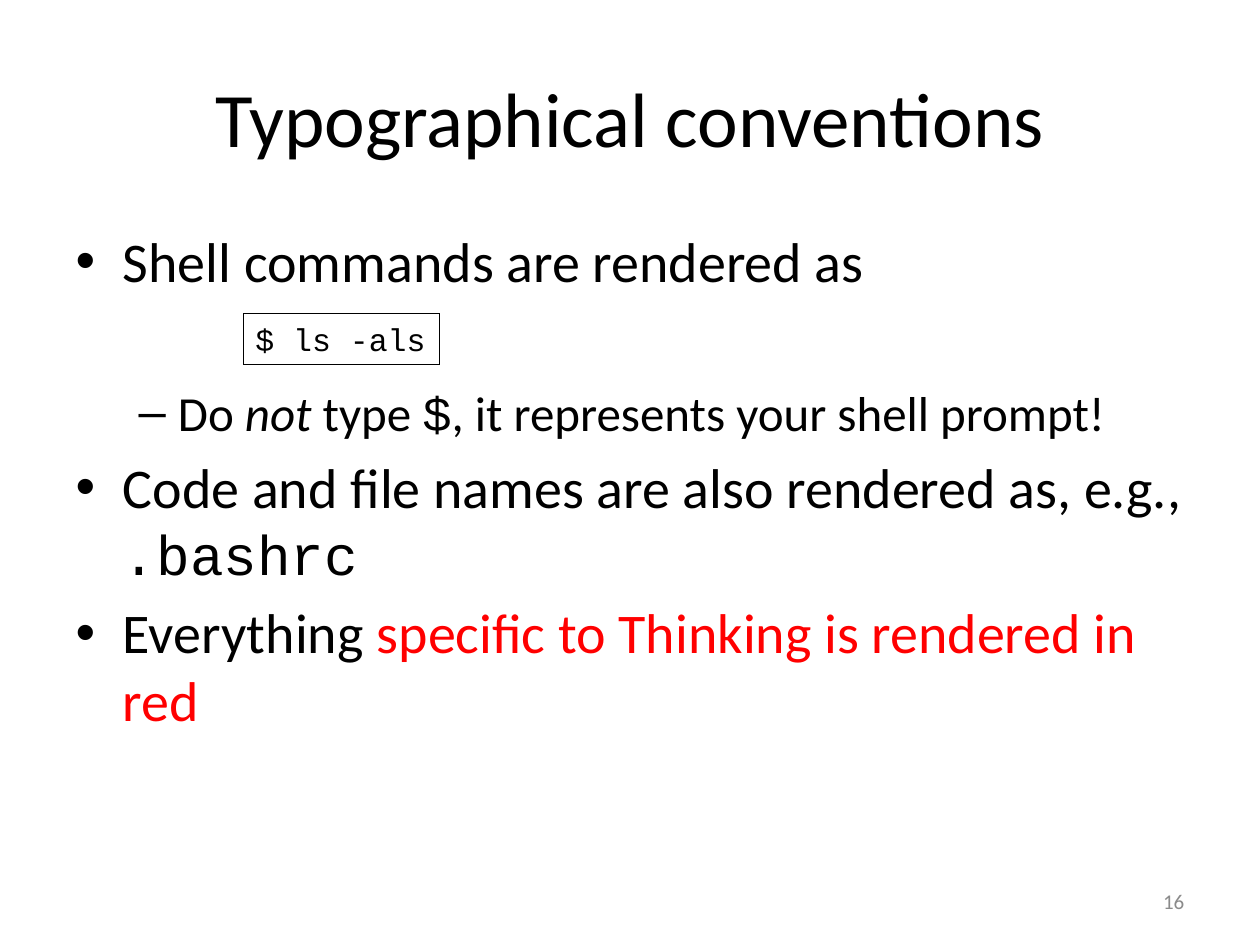
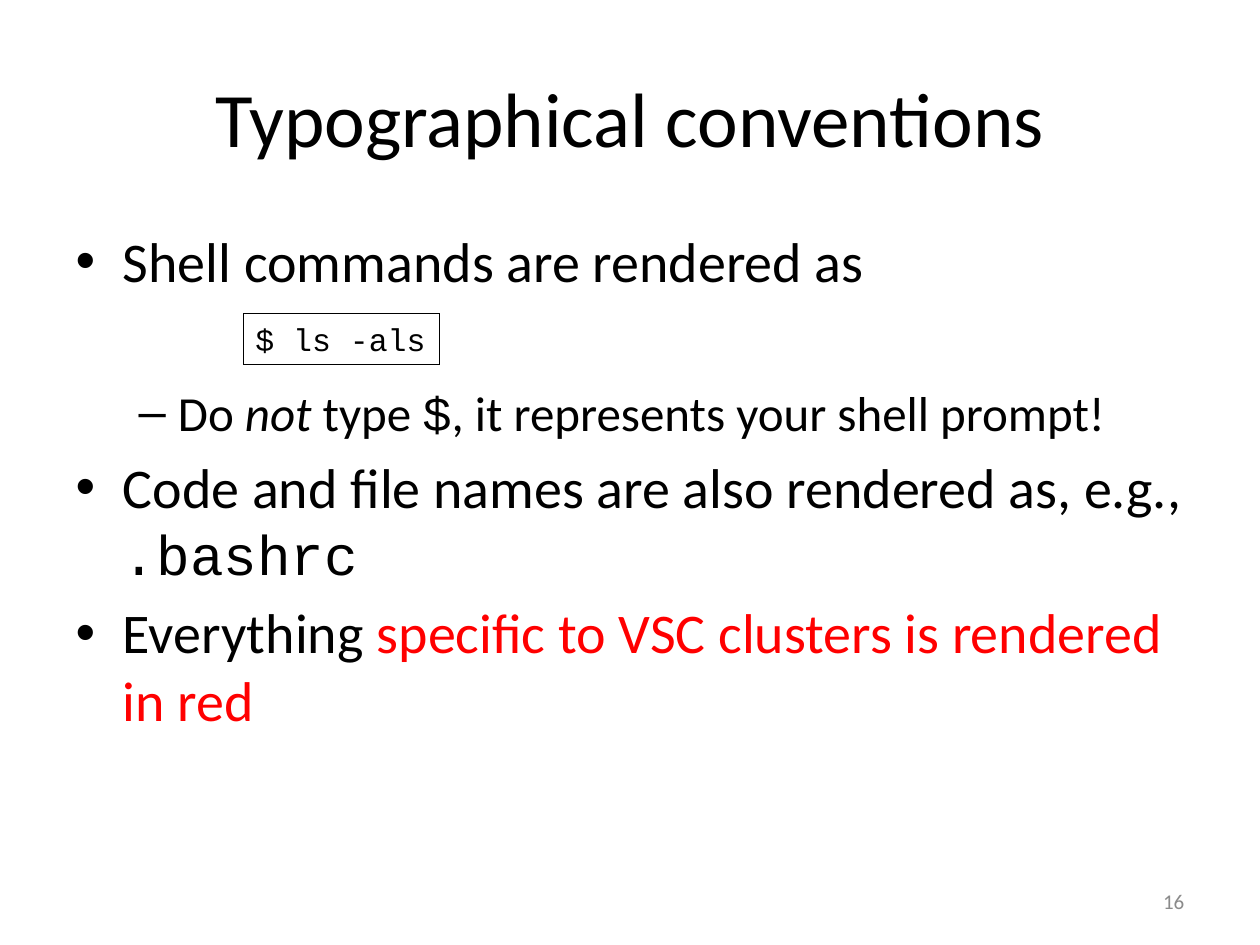
Before and after one commit to gjbex/Version-control-with-git, a slide deck: slide 16 of version_control_git.pptx. Drawn at 1260x945 pixels with LibreOffice and Linux fonts; fonts in the diff are those of the drawing. Boxes give left, top, right and bottom in pixels: in the first picture for what was removed or moved away, otherwise in the second. Text is boxed around its words. In the diff, an @@ line names an element or a change of style, - is before the commit and + after.

Commit message:
Fix typos

```diff
--- a/version_control_git.pptx
+++ b/version_control_git.pptx
@@ text at [123,614,1161,722]: text changed @@
-• Everything specific to Thinking is rendered in red
+• Everything specific to VSC clusters is rendered in red
```
Also in this commit, not shown: 2 other slides changed.
